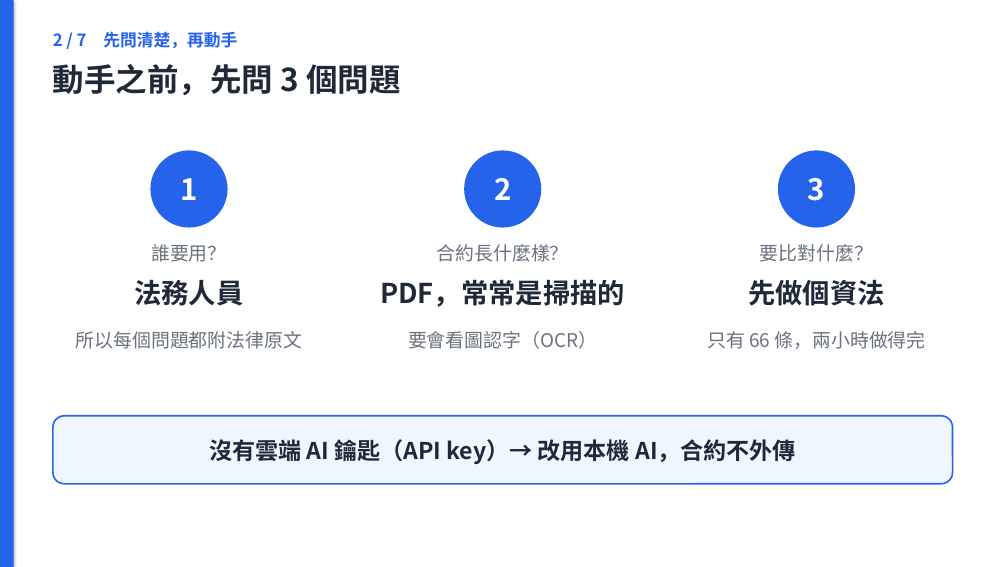
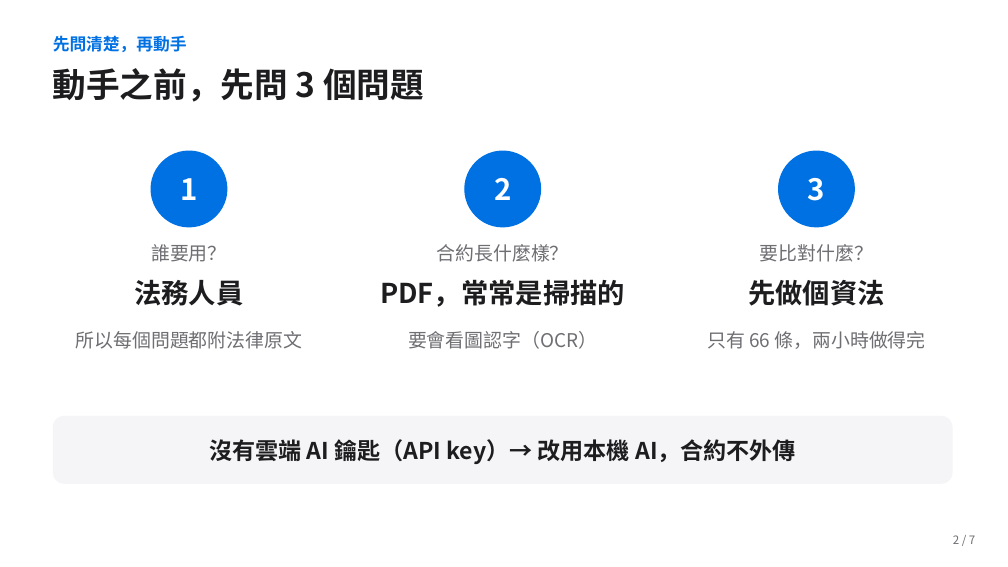
Before and after one commit to jaylooloomi/contract-check, a slide deck: slide 4 of docs/deck/合約外規檢查_簡報.pptx. Drawn at 1008x567 pixels with LibreOffice and Linux fonts; fonts in the diff are those of the drawing. Boxes give left, top, right and bottom in pixels: in the first picture for what was removed or moved away, otherwise in the second. Text is boxed around its words. In the diff, an @@ line names an element or a change of style, - is before the commit and + after.

```diff
--- a/docs/deck/合約外規檢查_簡報.pptx
+++ b/docs/deck/合約外規檢查_簡報.pptx
@@ rectangle removed at [0, 0, 14, 567] @@
@@ text at [53, 35, 187, 52]: text changed; text colour #2563EB to #0071E3 @@
-2 / 7 先問清楚，再動手
+先問清楚，再動手
@@ text "動手之前，先問 3 個問題" at [53, 68, 424, 102]: size 30 to 32 pt, text colour #1F2937 to #1D1D1F @@
@@ fill #2563EB to #0071E3; outline #2563EB 1.5 pt to #0071E3 1.25 pt in 3 elements at [151, 151, 227, 227], [465, 151, 541, 227], [779, 151, 854, 227] @@
@@ text colour #1F2937 to #1D1D1F in 3 elements at [134, 279, 243, 306], [380, 279, 625, 307], [748, 279, 885, 306] @@
@@ rounded rectangle "沒有雲端 AI 鑰匙（API key）→ 改用本機 ..." at [53, 416, 953, 484]: text colour #1F2937 to #1D1D1F; fill #EFF6FF to #F5F5F7; outline #2563EB 1.5 pt to none @@
@@ text added at [953, 535, 975, 544], 11 pt, text #6E6E73 @@
+2 / 7
```
Also in this commit, not shown: 9 other slides changed, 13 other files.
